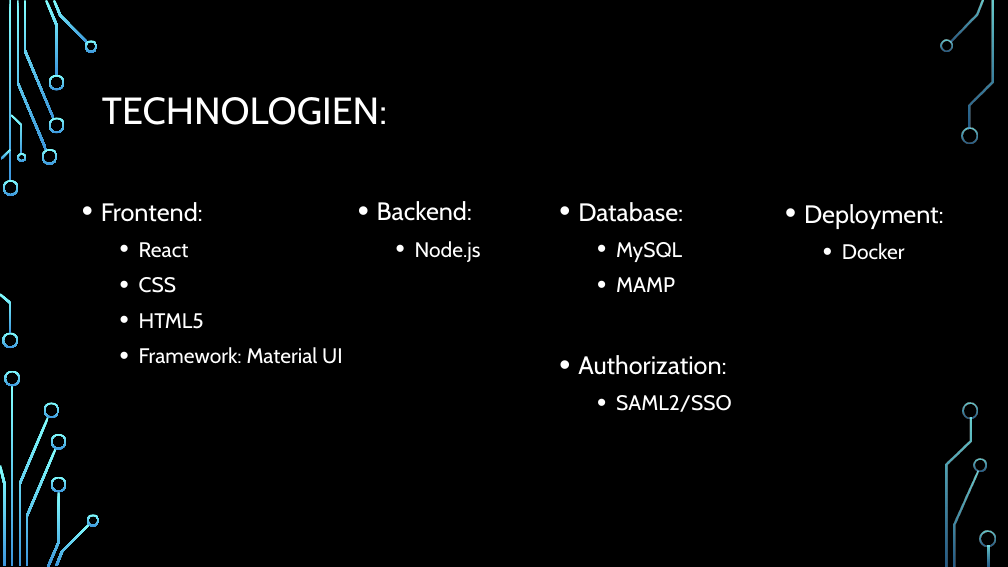
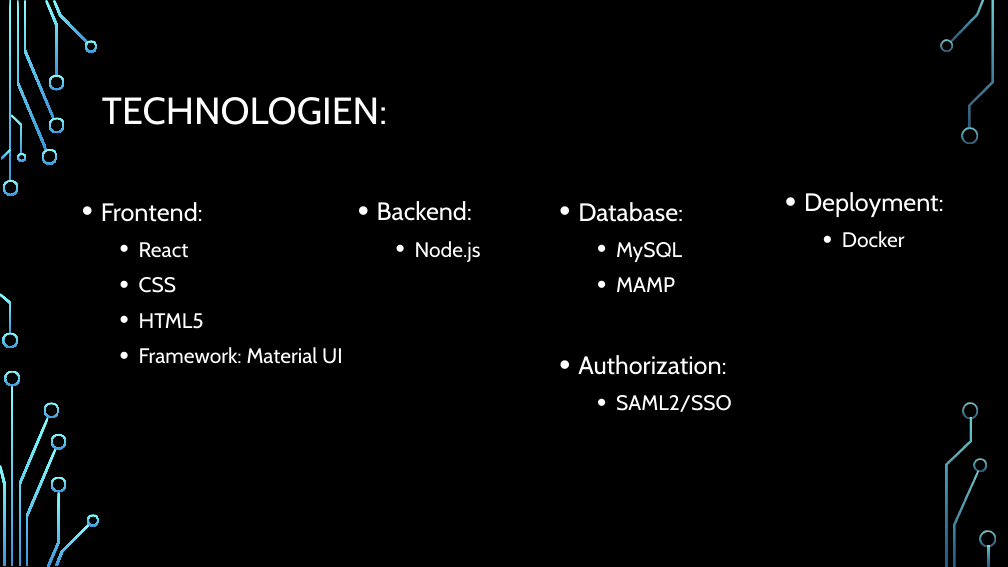
Before and after one commit to carinaw13/WT-Project, a slide deck: slide 3 of vereinswebseite/Präsentation/Präsentation_Vereinswebseite.pptx. Drawn at 1008x567 pixels with LibreOffice and Linux fonts; fonts in the diff are those of the drawing; background and template pictures are left out. Boxes give left, top, right and bottom in pixels: in the first picture for what was removed or moved away, otherwise in the second. Text is boxed around its words. In the diff, an @@ line names an element or a change of style, - is before the commit and + after.

```diff
--- a/vereinswebseite/Präsentation/Präsentation_Vereinswebseite.pptx
+++ b/vereinswebseite/Präsentation/Präsentation_Vereinswebseite.pptx
@@ text "Deployment:": place and size @@
-text "Deployment:" at (804,204,944,260)
+text "Deployment:" at (804,192,944,248)
```
Also in this commit, not shown: 29 other files.
